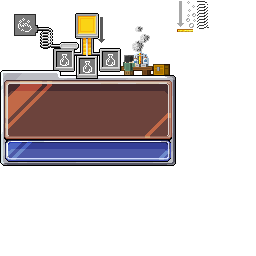
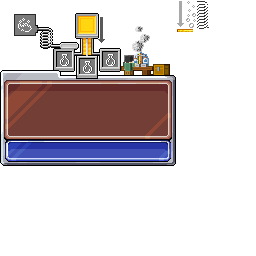
Comparing the layer stacks of the two 256px x 256px images. Changes:
added layer "Paint Layer 2" above "Filter Layer 1 (HSV/HSL Adjustment)" over [1, 16, 192, 128]
showed "Background" (1st of 2), moved it above "Filter Layer 2 (HSV/HSL Adjustment)" over [1, 64, 172, 164]
painted on "Background" (2nd of 2) over [1, 16, 193, 164]
